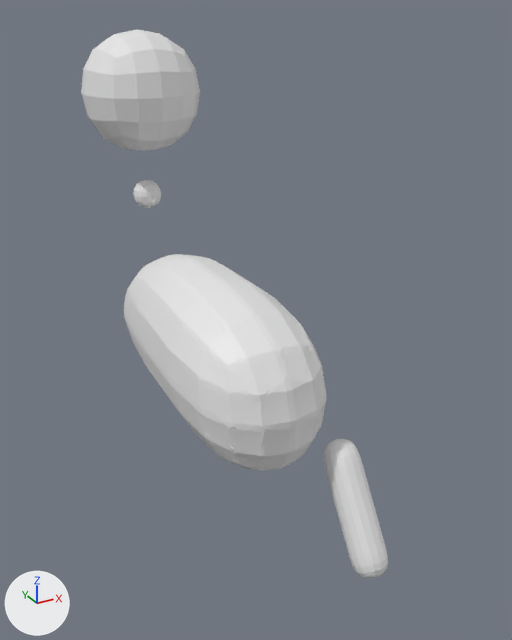
The Blender file Toys/10Min_mine/2024_07/0704_CreatureDoodle.blend: old version first, new version second.
Camera for both pictures: a 50 mm camera at (-3.72, -6.52, 6.36) aimed at (0.28, 0.75, 2.73). Lighting does not change. The marker at lower left points along +X, +Y and +Z.
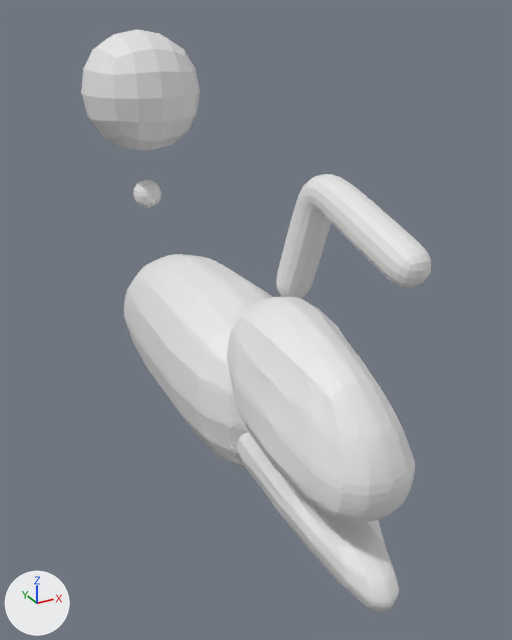
Changed parts and their boxes [x1, y1, x2, y2] in the pictures (512 x 640 px):
```json
{"object": "Cube.004", "change": "added", "after": [226, 297, 415, 523]}
{"object": "Cube.006", "change": "added", "after": [276, 174, 432, 299]}
{"object": "Cube.005", "change": "added", "after": [237, 432, 399, 612]}
{"object": "Cube.003", "change": "unchanged, covered by the edit", "before": [324, 439, 388, 578], "after": [369, 520, 385, 546]}
```

Scene script edits in JSON lines:
```json
{"op": "add", "block": "me_cube_007", "code": ["me_cube_007 = bpy.data.meshes.new('Cube.007')", "me_cube_007.from_pydata([(0.0, 0.0, 0.0), (0.0, -0.37, -2.65), (0.0, -1.39, -1.04)], [(2, 1), (0, 2)], [])"]}
{"op": "add", "block": "me_cube_006", "code": ["me_cube_006 = bpy.data.meshes.new('Cube.006')", "me_cube_006.from_pydata(...)  # 2240 vertices, 2238 faces; spans x -0.59..0.59, y -1.73..0.85, z -0.72..0.76"]}
{"op": "add", "block": "me_cube_005", "code": ["me_cube_005 = bpy.data.meshes.new('Cube.005')", "me_cube_005.from_pydata(...)  # 2288 vertices, 2286 faces; spans x -0.67..0.67, y -1.52..1.06, z -0.87..0.91"]}
{"op": "add", "block": "ob_cube_006", "code": ["ob_cube_006 = bpy.data.objects.new('Cube.006', me_cube_007)", "ob_cube_006.location = (0.8, 0.79, 2.92)", "ob_cube_006.rotation_euler = (-1.832, 0.0, 0.0)  # degrees (-105, 0, 0)", "_m = ob_cube_006.modifiers.new('Skin', 'SKIN')", "_m = ob_cube_006.modifiers.new('Subdivision', 'SUBSURF')", "_m.levels = 2"]}
{"op": "add", "block": "ob_cube_005", "code": ["ob_cube_005 = bpy.data.objects.new('Cube.005', me_cube_006)", "ob_cube_005.location = (0.0, -0.79, 1.44)"]}
{"op": "add", "block": "ob_cube_004", "code": ["ob_cube_004 = bpy.data.objects.new('Cube.004', me_cube_005)", "ob_cube_004.location = (0.0, -0.86, 2.56)"]}
```
